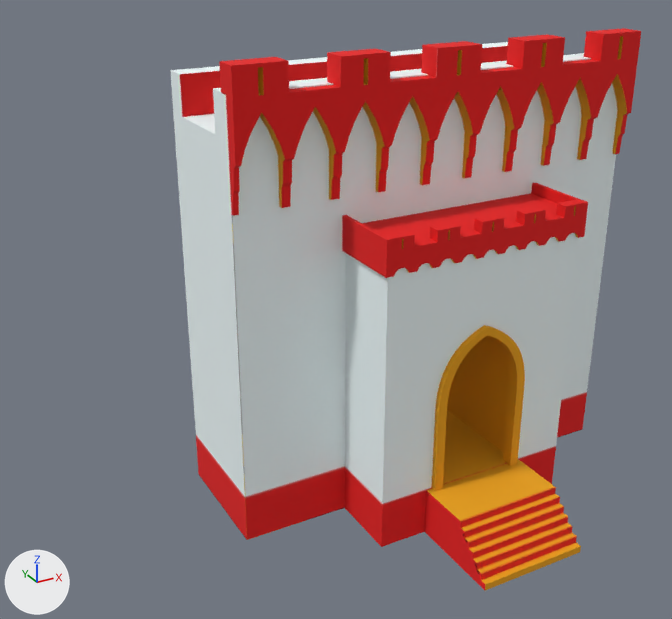
What one commit did to the FBX model Assets/ModularPieces/CastleWallDoor/CastleWallDoor.FBX.
Rendered twice from a 50 mm lens placed at (-10.6, -31.0, 21.6), pointed at (4.7, -3.2, 7.6). The axes (+X, +Y, +Z) are drawn at lower left. The lights are the same throughout.

The scene before the commit, as lines of its bpy script (objects in view):
```python
me_mesh = bpy.data.meshes.new('Mesh')
me_mesh.from_pydata(...)  # 1003 vertices, 1788 faces; spans x 0.0..640.0, y 0.0..676.0, z -129.0..446.0
me_mesh.materials.append(mat_castlewalldoor)  # picture img_castlewalldoordiff_tga
ob_gatehouse = bpy.data.objects.new('Gatehouse', me_mesh)
ob_gatehouse.location = (0.0, 0.0, 0.0)
ob_gatehouse.rotation_euler = (1.571, 0.0, 0.0)  # degrees (90, 0, 0)
ob_gatehouse.scale = (0.0254, 0.0254, 0.0254)
```
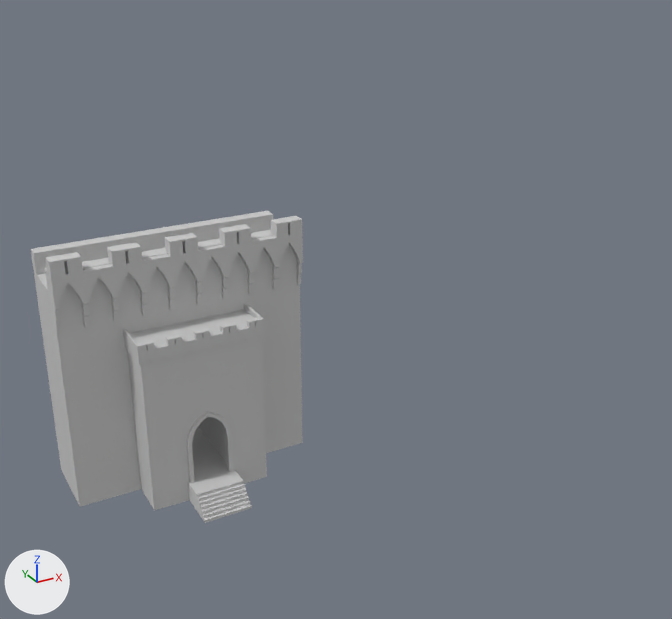
Boxes [x1, y1, x2, y2] around the edits, measured in the pictures (672 x 619 px; the box of a moved part takes in the faces that stretch with it):
'Gatehouse', reshaped, rescaled, turned
    before: [170, 28, 641, 590]
    after: [31, 211, 303, 523]
part 1 of me_mesh, moved or reshaped
    before: [219, 28, 641, 216]
    after: [45, 216, 303, 333]
part 2 of me_mesh, moved or reshaped
    before: [342, 183, 588, 278]
    after: [123, 303, 265, 365]
part 3 of me_mesh, moved or reshaped (not visible afterwards)
    before: [432, 325, 525, 491]
part 4 of me_mesh, moved or reshaped
    before: [424, 459, 581, 590]
    after: [188, 469, 252, 523]
part 5 of me_mesh, moved or reshaped (not visible before)
    after: [187, 412, 233, 483]
part 6 of me_mesh, added
    after: [31, 211, 303, 511]
part 7 of me_mesh, deleted
    before: [170, 42, 617, 547]

The change, as a list of edits to the scene's bpy script:
```text
Add mat_01___default:
    mat_01___default = principled_material('01 - Default')
    mat_01___default.base_color = (0.588, 0.588, 0.588)  # light grey #cacaca
    mat_01___default.roughness = 0.859
Change me_mesh:
    used by ob_gatehouse; location = (0.0, 0.0, 0.0); rotation_euler = (1.571, 0.0, 0.0), in degrees (90, 0, 0); scale = (0.0254, 0.0254, 0.0254)
    remove me_mesh.from_pydata(...)  # 1003 vertices, 1788 faces; spans x 0.0..640.0, y 0.0..676.0, z -129.0..446.0
    remove me_mesh.materials.append(mat_castlewalldoor)  # picture img_castlewalldoordiff_tga
    add me_mesh.from_pydata(...)  # 1015 vertices, 1812 faces; spans x -485.0..485.0, y -316.0..469.0, z 0.0..1024.0
    me_mesh part 1: the loose piece of 429 vertices spanning x 0.0..640.0, y 493.0..676.0, z 176.0..212.0 is multiplied about its middle by the matrix ((1.515, 0.0, 0.0), (0.0, 0.0, -1.515), (0.0, 1.515, 0.0)), then moved by (-320.0, -573.0, 691.0), in mat_01___default (light grey #cacaca)
    me_mesh part 2: the loose piece of 237 vertices spanning x 157.0..483.0, y 418.0..467.0, z 191.0..304.0 is turned 90 degrees about the x axis through its middle and scaled by 1.51, then moved by (-320.0, -512.0, 422.0), in mat_01___default (light grey #cacaca)
    me_mesh part 3: the loose piece of 100 vertices spanning x 245.0..395.0, y 71.0..315.0, z 291.0..308.0 is multiplied about its middle by the matrix ((1.194, 0.0, 0.0), (0.0, 0.0, -1.515), (0.0, 1.194, 0.0)), then moved by (-320.0, 110.0, -75.0), in mat_01___default (light grey #cacaca)
    me_mesh part 4: the loose piece of 32 vertices spanning x 236.0..404.0, y 0.0..73.0, z 299.0..446.0 is turned 90 degrees about the x axis through its middle and scaled by 1.15, then moved by (-320.0, -268.0, -331.0), in mat_01___default (light grey #cacaca)
    me_mesh part 5: the loose piece of 100 vertices spanning x 245.0..395.0, y 71.0..315.0, z -7.0..10.0 is multiplied about its middle by the matrix ((1.194, 0.0, 0.0), (0.0, 0.0, -1.515), (0.0, 1.194, 0.0)), then moved by (-320.0, -341.0, 223.0), in mat_01___default (light grey #cacaca)
    me_mesh part 6: a new loose piece of 84 vertices spanning x -485.0..485.0, y -149.0..305.0, z 0.0..970.0, in mat_01___default (light grey #cacaca)
    me_mesh part 7
    73 vertices are removed from x 0.0..640.0, y 0.0..641.0, z 0.0..300.0
    136 faces are deleted
    add me_mesh.materials.append(mat_01___default)  # light grey #cacaca
Change ob_gatehouse:
    ob_gatehouse.rotation_euler: (1.571, 0.0, 0.0) -> (0.0, 0.0, 0.0)  # degrees (90, 0, 0) -> degrees (0, 0, 0)
    ob_gatehouse.scale: (0.0254, 0.0254, 0.0254) -> (0.01, 0.01, 0.01)
```
